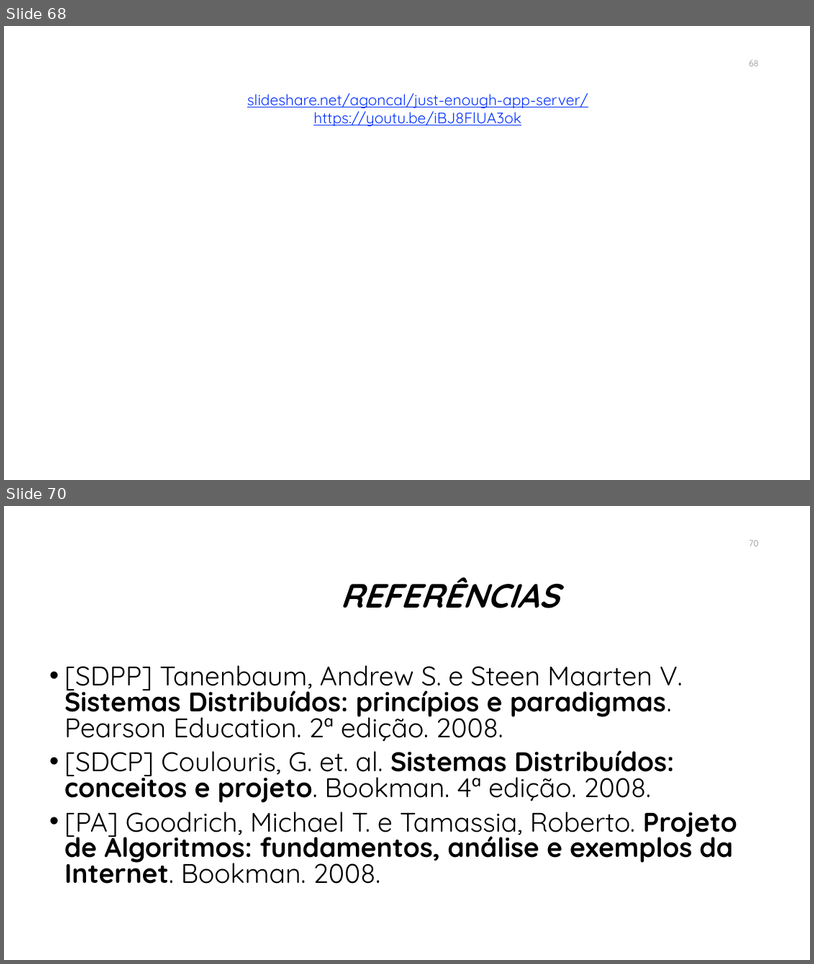
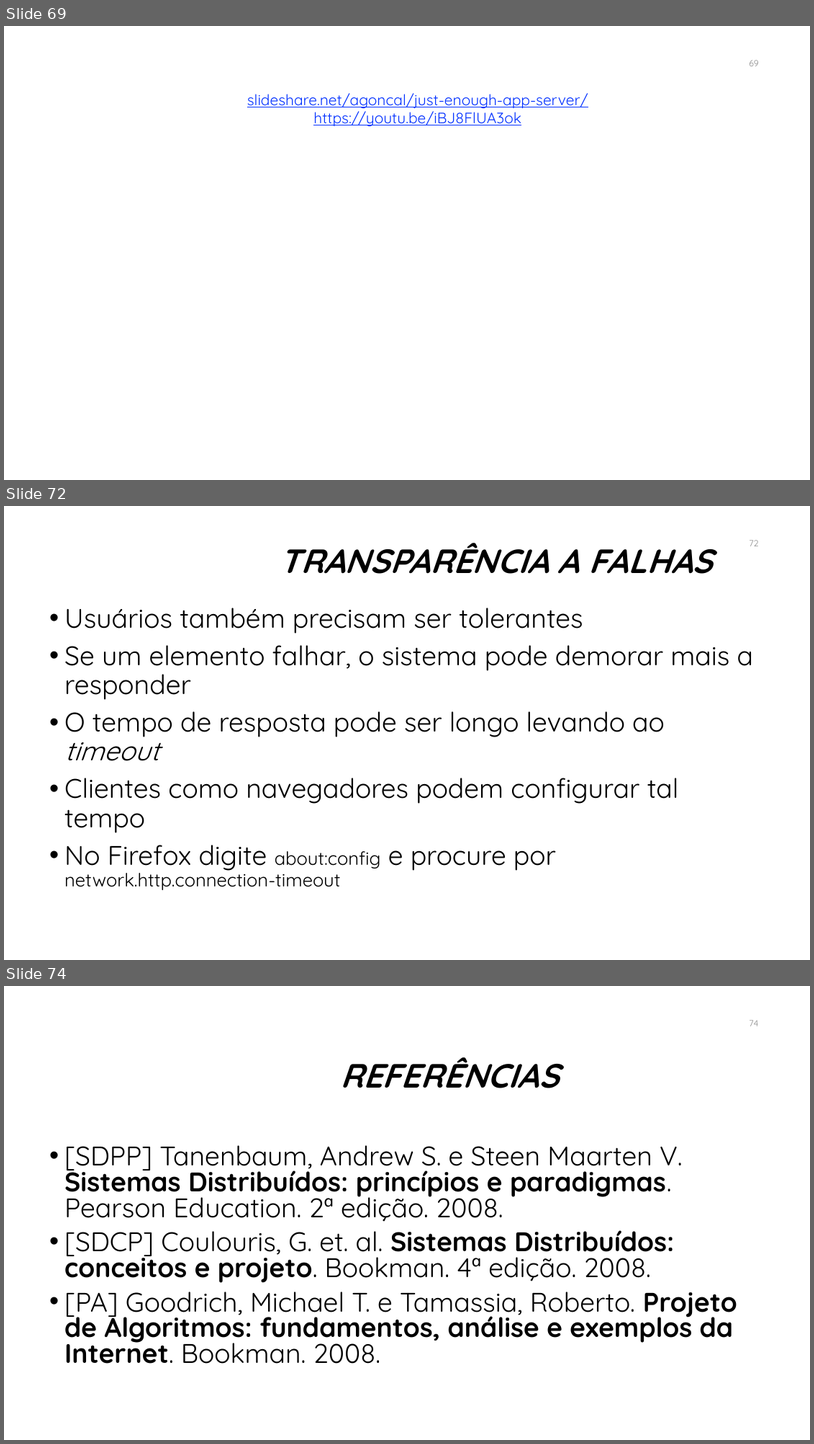
Before and after one commit to manoelcampos/sistemas-distribuidos, a slide deck: introducao-sd.pptx. Shown one above the other, each under a label of ours: slides 68 and 70 before the commit, slides 69, 72 and 74 after it; the slides between them are not shown. The pictures are 814x964 and 814x1444 pixels, drawn with LibreOffice and Linux fonts; fonts in the diff are those of the drawing; background and template pictures are left out. Boxes give left, top, right and bottom in pixels: in the first picture for what was removed or moved away, otherwise in the second. Text is boxed around its words. In the diff, an @@ line names an element or a change of style, - is before the commit and + after.

```diff
--- a/introducao-sd.pptx
+++ b/introducao-sd.pptx
@@ slide 72 added at box(4, 506, 810, 960), background #FFFFFF @@
@@ title added at box(280, 543, 713, 574), 40 pt, text #000000, bold, italic @@
+TRANSPARÊNCIA A FALHAS
@@ page number added at box(749, 540, 759, 546), 10.5 pt, text #8C8C8C @@
+72
@@ text added at box(64, 608, 754, 890), 32 pt, text #000000 @@
+• Usuários também precisam ser tolerantes
+• Se um elemento falhar, o sistema pode demorar mais a responder
+• O tempo de resposta pode ser longo levando ao timeout
+• Clientes como navegadores podem configurar tal tempo
+• No Firefox digite about:config e procure por network.http.connection-timeout
@@ what was slide 68 is now slide 69 @@
@@ what was slide 70 is now slide 74 @@
@@ page number at box(749, 1020, 759, 1026): text changed @@
-70
+74
```
Also in this commit, not shown: 9 slides changed, 4 other slides added, 1 slide removed, 3 other files.
